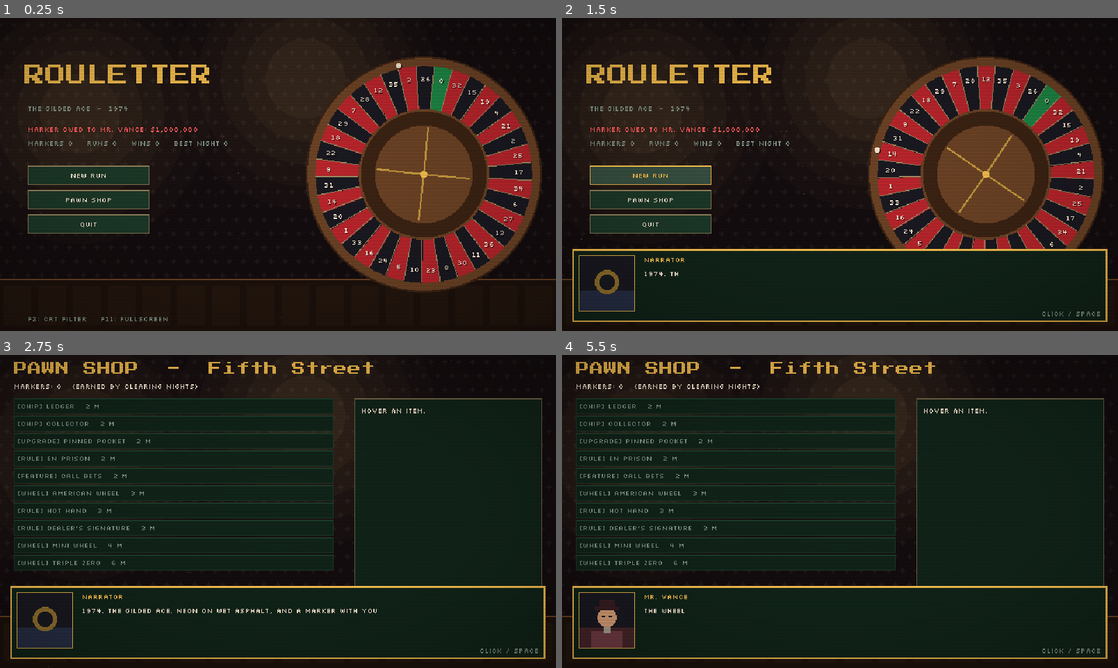
Above: before the commit, frames 1-4 (two rows, left to right).
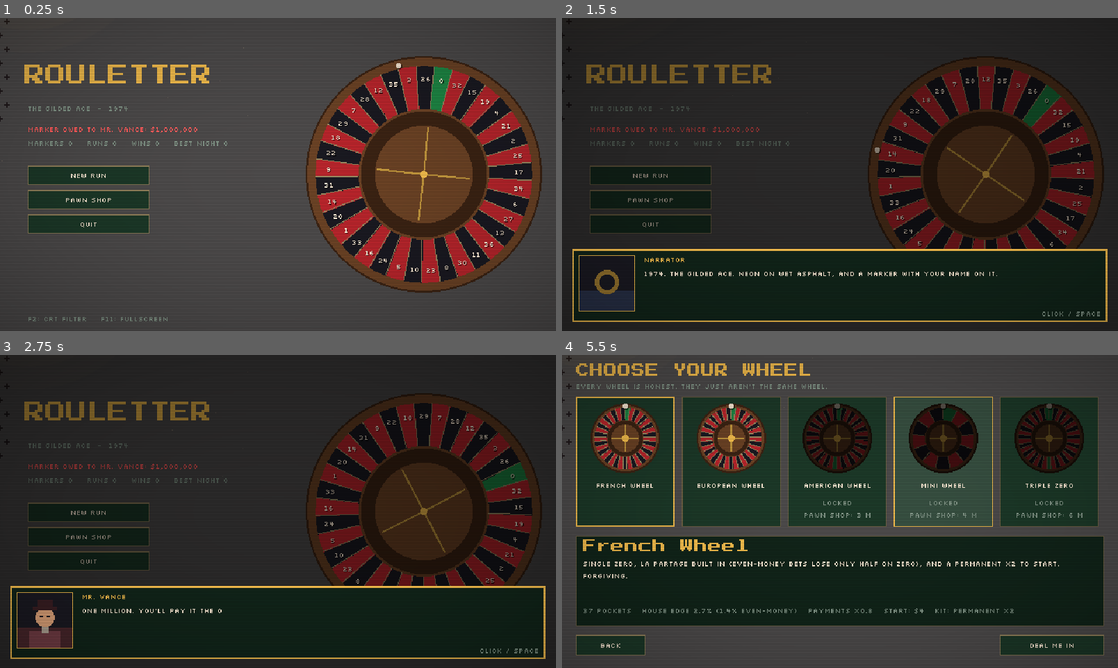
Above: after the commit, the same moments.

Repository: sugnauk/Rouletter
Game: Godot game, scene res://scenes/main.tscn
Two runs of this game, one before a commit and one after it. Both use one fixed random seed, a clock stepped at 60 frames per second and the inputs below.
Inputs (mouse positions are in pixels of both pictures, inside the frame that each line leads up to):
- Up to frame 1 (0.25 s): no input
- Up to frame 2 (1.5 s): click "New Run" at 0.5 s; click "New Run" at 1.25 s
- Up to frame 3 (2.75 s): click "Pawn Shop" at 2 s
- Up to frame 4 (5.5 s): click "Back" (after the commit: "Pawn Shop") at 2.75 s; click "Back" (after the commit: "New Run") at 3.5 s; click "Back" (after the commit: "Pawn Shop") at 4.25 s; tap Enter at 5, 5.1 s; move the mouse to (962, 495) at 5.02 s; click (962, 495) at 5.17 s; tap Space at 5.27 s

The runs differ from the first frame. In frame 1, 69% of the frame differs, in the area x 0-100%, y 0-100%; in frame 2, 28%; in frame 3, 30%; in frame 4, 51%.

Commit message:
Fill the whole window: expand aspect, centre the 640x360 play area, extend backdrop and dialogue shade
Co-Authored-By: Claude Sonnet 5.5 <noreply@anthropic.com>
Claude-Session: https://claude.ai/code/session_013q6d3yRkHgTahmnKYGjD8n

Diff:
--- a/project.godot
+++ b/project.godot
@@ -28,6 +28,8 @@
 window/size/window_width_override=1280
 window/size/window_height_override=720
 window/stretch/mode="viewport"
+window/stretch/aspect="expand"
+window/handheld/orientation=0
 window/stretch/scale_mode="integer"
 
 [gui]
--- a/scenes/main.gd
+++ b/scenes/main.gd
@@ -22,6 +22,7 @@
 
 var run
 var profile
+var frame: Control  ## the fixed 640x360 play area, centred in whatever window we get
 var stage: Control
 var screens: Dictionary = {}
 var current: String = ""
@@ -45,9 +46,15 @@
 		run = RunState.new()
 		profile = Profile.new()
 	add_child(Backdrop.new())
+	frame = Control.new()
+	frame.mouse_filter = Control.MOUSE_FILTER_IGNORE
+	frame.size = Vector2(640, 360)
+	add_child(frame)
+	resized.connect(_recenter)
+	_recenter()
 	stage = Control.new()
 	stage.set_anchors_preset(Control.PRESET_FULL_RECT)
-	add_child(stage)
+	frame.add_child(stage)
 	for k in SCREENS:
 		var s: Control = SCREENS[k].new()
 		s.set("main", self)
@@ -57,9 +64,9 @@
 		s.call("setup")
 		screens[k] = s
 	fx = FxLayer.new()
-	add_child(fx)
+	frame.add_child(fx)
 	dialogue = DialogueBox.new()
-	add_child(dialogue)
+	frame.add_child(dialogue)
 	crt = CanvasLayer.new()
 	crt.layer = 10
 	var rect := ColorRect.new()
@@ -74,6 +81,10 @@
 	run.table_cleared.connect(_on_table_cleared)
 	run.run_ended.connect(_on_run_ended)
 	show_screen("title")
+
+
+func _recenter() -> void:
+	frame.position = ((size - Vector2(640, 360)) / 2.0).floor()
 
 
 func _on_run_changed() -> void:
--- a/scenes/ui/backdrop.gd
+++ b/scenes/ui/backdrop.gd
@@ -31,21 +31,26 @@
 
 
 func _draw() -> void:
+	# The 640x360 design is centred; the wall and floor run on past it to fill any extra window space.
+	var off := ((size - Vector2(640, 360)) / 2.0).floor()
+	draw_set_transform(off)
+	var ex := off.x + 16.0
+	var ey := off.y + 16.0
 	var wall := Color("#140d0f")
-	draw_rect(Rect2(0, 0, 640, 360), wall)
+	draw_rect(Rect2(-off.x, -off.y, size.x, 300 + off.y), wall)
 	# Damask diamonds.
 	var pat := wall.lightened(0.05)
-	for y in range(0, 300, 16):
-		for x in range(0, 640, 16):
-			var o := 8 if (y / 16) % 2 == 1 else 0
+	for y in range(-int(ceil(ey / 16.0)) * 16, 300, 16):
+		for x in range(-int(ceil(ex / 16.0)) * 16, 640 + int(ex), 16):
+			var o := 8 if posmod(y / 16, 2) == 1 else 0
 			var c := Vector2(x + o, y + 8)
 			draw_rect(Rect2(c - Vector2(1, 3), Vector2(2, 6)), pat)
 			draw_rect(Rect2(c - Vector2(3, 1), Vector2(6, 2)), pat)
 	# Wainscot and floor.
-	draw_rect(Rect2(0, 300, 640, 60), Color("#1d120c"))
-	draw_rect(Rect2(0, 300, 640, 2), P.WOOD)
-	for x in range(0, 640, 40):
-		draw_rect(Rect2(x + 4, 308, 32, 46), Color("#24170f"))
+	draw_rect(Rect2(-off.x, 300, size.x, 60 + off.y), Color("#1d120c"))
+	draw_rect(Rect2(-off.x, 300, size.x, 2), P.WOOD)
+	for x in range(-int(ceil(off.x / 40.0)) * 40, 640 + int(off.x), 40):
+		draw_rect(Rect2(x + 4, 308, 32, 46 + off.y), Color("#24170f"))
 	# Lamplight pools (banded, like dithered 16-bit lighting).
 	for l in lamps:
 		for i in range(5):
--- a/scenes/ui/dialogue_box.gd
+++ b/scenes/ui/dialogue_box.gd
@@ -21,8 +21,11 @@
 	visible = false
 	var shade := ColorRect.new()
 	shade.color = Color(0, 0, 0, 0.45)
-	shade.set_anchors_preset(Control.PRESET_FULL_RECT)
-	shade.mouse_filter = Control.MOUSE_FILTER_IGNORE
+	# Huge so it also covers the extra space around the 640x360 frame on wide/tall windows.
+	shade.position = Vector2(-4000, -4000)
+	shade.size = Vector2(8640, 8360)
+	shade.mouse_filter = Control.MOUSE_FILTER_STOP
+	shade.gui_input.connect(_gui_input)
 	add_child(shade)
 	panel = Panel.new()
 	panel.add_theme_stylebox_override("panel", P.box(P.PANEL, P.GOLD, 2))
